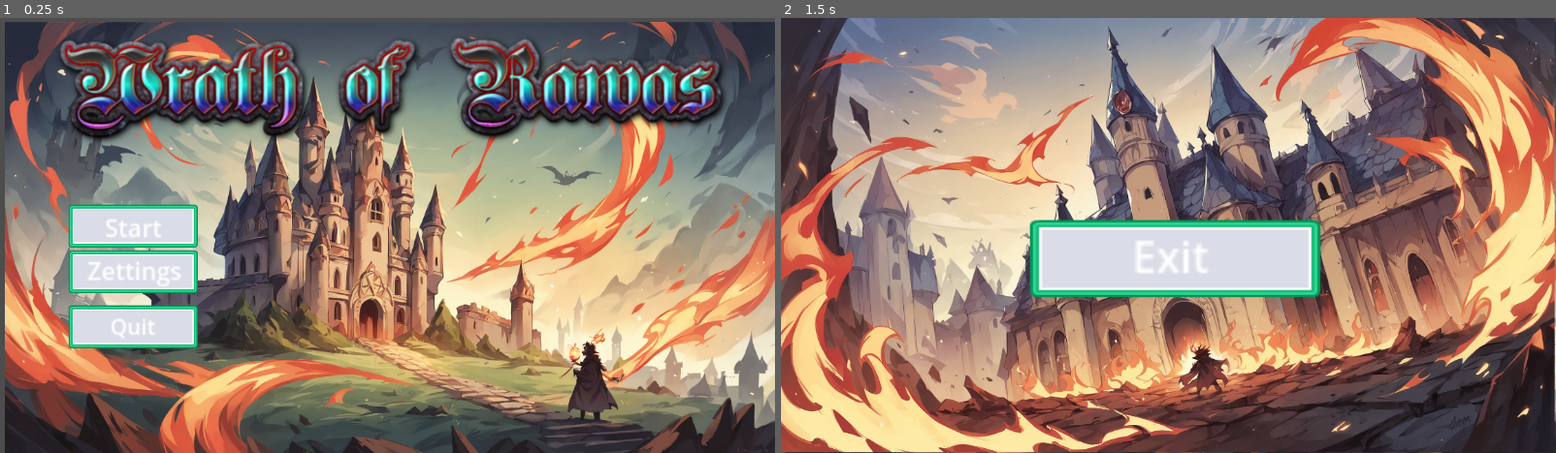
Above: before the commit, frames 1-2 (left to right).
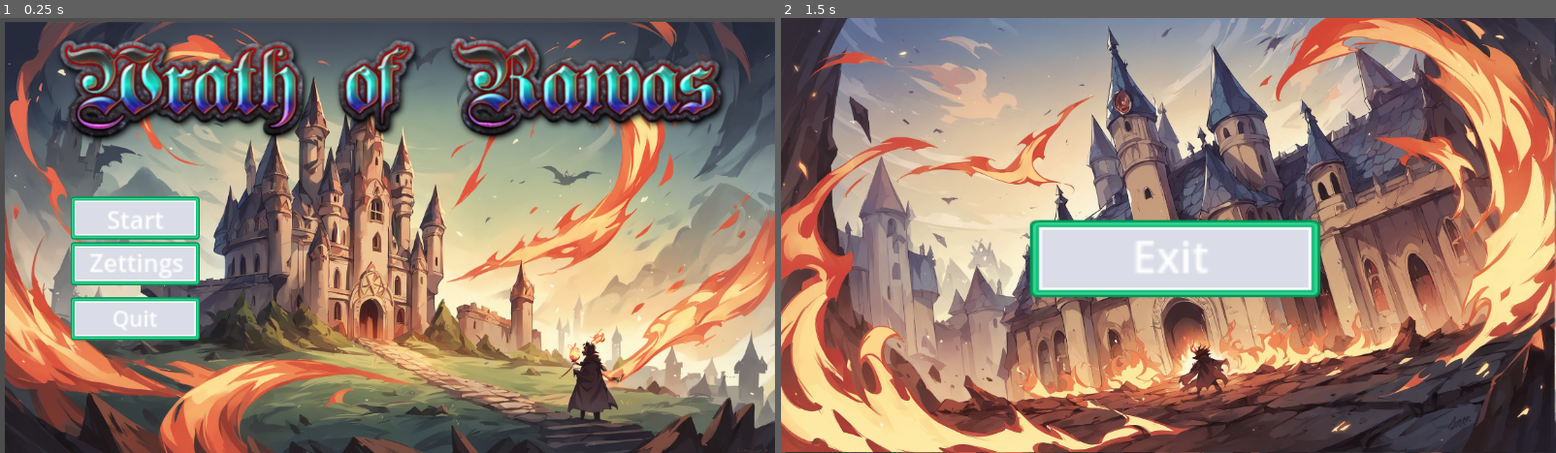
Above: after the commit, the same moments.

Repository: KenvaidGT/Wrath-of-Rawas
Game: Godot game, scene res://Main_menu/UI Scenes/MainMenu Visual/MainScene.tscn
Same seed, same stepped clock (60 frames per second), same inputs: the game is played once before the commit and once after it. Before the commit the project starts from res://MainScene.tscn.
Inputs:
- Up to frame 1 (0.25 s): no input
- Up to frame 2 (1.5 s): click "Zettings" at 0.5 s; click "Start" at 1.25 s

The runs differ from the first frame. In frame 1, 3.5% of the frame differs, in the area x 8-26%, y 40-76%; in frame 2, nothing differs.

Commit message:
ExitScene and FolderSort

Diff:
--- a/MainScene.gd
+++ /dev/null
@@ -1,16 +0,0 @@
-extends Node
-
-@onready var start_button = $MainMenu/M/VB/Start
-@onready var quit_button = $MainMenu/M/VB/Quit
-
-func _ready():
-	start_button.pressed.connect(on_start_pressed)
-	quit_button.pressed.connect(on_quit_pressed)
-
-func on_start_pressed():
-	$MainMenu.queue_free()
-	var game_scene = load("res://Main_menu/level_select.tscn").instantiate()
-	add_child(game_scene)
-
-func on_quit_pressed():
-	get_tree().quit()
--- a/MainScene.tscn
+++ /dev/null
@@ -1,25 +0,0 @@
-[gd_scene load_steps=5 format=3 uid="uid://c4dbapi41gu7q"]
-
-[ext_resource type="Script" path="res://MainMenu.gd" id="1_rqmop"]
-[ext_resource type="Texture2D" uid="uid://dcbbswlqg06bs" path="res://menu_backgrounds/main_menu_background_Low_quality.png" id="2_ha65j"]
-[ext_resource type="Texture2D" uid="uid://cdevj1y2q06e3" path="res://text/Wrath-of-Rawas-7-16-2024.png" id="3_lcnxo"]
-[ext_resource type="PackedScene" uid="uid://ccxsh1eiwpykx" path="res://Main_menu/MainMenu.tscn" id="4_7h5c0"]
-
-[node name="MainScene" type="Node"]
-script = ExtResource("1_rqmop")
-
-[node name="MainMenuBackgroundLowQuality" type="Sprite2D" parent="."]
-position = Vector2(584, 329)
-scale = Vector2(0.571925, 0.560764)
-texture = ExtResource("2_ha65j")
-
-[node name="Wrath-of-rawas-7-16-2024" type="Sprite2D" parent="."]
-position = Vector2(582.499, 106.5)
-scale = Vector2(1.08106, 1.00385)
-texture = ExtResource("3_lcnxo")
-
-[node name="MainMenu" parent="." instance=ExtResource("4_7h5c0")]
-offset_left = -27.0
-offset_top = 61.0
-offset_right = -27.0
-offset_bottom = 61.0
--- /dev/null
+++ b/Main_menu/UI Code/ExitScene.gd
@@ -0,0 +1,9 @@
+extends Node
+
+@onready var exit_button = $exit
+
+func _ready():
+	exit_button.pressed.connect(on_exit_pressed)
+
+func on_exit_pressed():
+	get_tree().quit()
--- a/MainMenu.gd
+++ b/Main_menu/UI Code/MainMenu.gd
@@ -9,7 +9,8 @@
 
 func on_start_pressed():
 	$MainMenu.queue_free()
-	var game_scene = load("res://Main_menu/level_select.tscn").instantiate()
+	var game_scene = load("res://Main_menu/UI Scenes/LevelSelectScene.tscn").instantiate()
+
 	add_child(game_scene)
 
 func on_quit_pressed():
--- /dev/null
+++ b/Main_menu/UI Code/SettingsScene.gd
@@ -0,0 +1 @@
+extends Node2D
--- /dev/null
+++ b/Main_menu/UI Scenes/ExitScene.tscn
@@ -0,0 +1,31 @@
+[gd_scene load_steps=4 format=3 uid="uid://bk4qtjqn3toch"]
+
+[ext_resource type="Script" path="res://Main_menu/UI Code/ExitScene.gd" id="1_00lny"]
+[ext_resource type="Texture2D" uid="uid://3m81bu7kicbt" path="res://menu_backgrounds/lev sel.png" id="2_87vek"]
+[ext_resource type="Texture2D" uid="uid://d7abnivutmis" path="res://UI/Green/Default/button_rectangle_border.png" id="3_yv0y5"]
+
+[node name="ExitScene" type="Node2D"]
+script = ExtResource("1_00lny")
+
+[node name="LevSel" type="Sprite2D" parent="."]
+position = Vector2(573.5, 322)
+scale = Vector2(0.571925, 0.564236)
+texture = ExtResource("2_87vek")
+
+[node name="exit" type="TextureButton" parent="."]
+offset_left = 370.0
+offset_top = 301.0
+offset_right = 802.0
+offset_bottom = 416.0
+texture_normal = ExtResource("3_yv0y5")
+ignore_texture_size = true
+stretch_mode = 0
+
+[node name="Label" type="Label" parent="exit"]
+layout_mode = 1
+offset_left = 152.0
+offset_top = 7.0
+offset_right = 181.0
+offset_bottom = 30.0
+scale = Vector2(4, 4)
+text = "Exit"
--- a/Main_menu/level_select.tscn
+++ b/Main_menu/UI Scenes/LevelSelectScene.tscn
@@ -1,23 +1,23 @@
 [gd_scene load_steps=4 format=3 uid="uid://bwqddhjpdmu0h"]
 
-[ext_resource type="Script" path="res://Main_menu/level_select.gd" id="1_dnghw"]
-[ext_resource type="Texture2D" uid="uid://3m81bu7kicbt" path="res://menu_backgrounds/lev sel.png" id="1_v1au3"]
-[ext_resource type="Texture2D" uid="uid://d7abnivutmis" path="res://UI/Green/Default/button_rectangle_border.png" id="3_hfma8"]
+[ext_resource type="Script" path="res://Main_menu/UI Code/LevelSelectCode.gd" id="1_wl4mk"]
+[ext_resource type="Texture2D" uid="uid://3m81bu7kicbt" path="res://menu_backgrounds/lev sel.png" id="2_2h6gj"]
+[ext_resource type="Texture2D" uid="uid://d7abnivutmis" path="res://UI/Green/Default/button_rectangle_border.png" id="3_edw66"]
 
-[node name="Level_select" type="Node2D"]
-script = ExtResource("1_dnghw")
+[node name="LevelSelectScene" type="Node2D"]
+script = ExtResource("1_wl4mk")
 
 [node name="LevSel" type="Sprite2D" parent="."]
 position = Vector2(573.5, 322)
 scale = Vector2(0.571925, 0.564236)
-texture = ExtResource("1_v1au3")
+texture = ExtResource("2_2h6gj")
 
 [node name="TextureButton" type="TextureButton" parent="."]
 offset_left = 370.0
 offset_top = 301.0
 offset_right = 802.0
 offset_bottom = 416.0
-texture_normal = ExtResource("3_hfma8")
+texture_normal = ExtResource("3_edw66")
 ignore_texture_size = true
 stretch_mode = 0
 
--- /dev/null
+++ b/Main_menu/UI Scenes/MainMenu Visual/MainScene.tscn
@@ -0,0 +1,25 @@
+[gd_scene load_steps=5 format=3 uid="uid://bghnx2kb0yqij"]
+
+[ext_resource type="Script" path="res://Main_menu/UI Code/MainMenu.gd" id="1_35muo"]
+[ext_resource type="Texture2D" uid="uid://dcbbswlqg06bs" path="res://menu_backgrounds/main_menu_background_Low_quality.png" id="2_lb78q"]
+[ext_resource type="Texture2D" uid="uid://cdevj1y2q06e3" path="res://text/Wrath-of-Rawas-7-16-2024.png" id="3_ci02c"]
+[ext_resource type="PackedScene" uid="uid://ccxsh1eiwpykx" path="res://Main_menu/UI Scenes/MainMenu Visual/MainMenuVisual.tscn" id="4_rm48s"]
+
+[node name="MainScene" type="Node"]
+script = ExtResource("1_35muo")
+
+[node name="MainMenuBackgroundLowQuality" type="Sprite2D" parent="."]
+position = Vector2(584, 329)
+scale = Vector2(0.571925, 0.560764)
+texture = ExtResource("2_lb78q")
+
+[node name="Wrath-of-rawas-7-16-2024" type="Sprite2D" parent="."]
+position = Vector2(582.499, 106.5)
+scale = Vector2(1.08106, 1.00385)
+texture = ExtResource("3_ci02c")
+
+[node name="MainMenu" parent="." instance=ExtResource("4_rm48s")]
+offset_left = -24.0
+offset_top = 37.0
+offset_right = -27.0
+offset_bottom = 61.0
--- /dev/null
+++ b/Main_menu/UI Scenes/SettingsScene.tscn
@@ -0,0 +1,6 @@
+[gd_scene load_steps=2 format=3 uid="uid://edb3gchimcpq"]
+
+[ext_resource type="Script" path="res://Main_menu/UI Code/SettingsScene.gd" id="1_nhtkc"]
+
+[node name="SettingsScene" type="Node2D"]
+script = ExtResource("1_nhtkc")
--- a/main_menu.tscn
+++ /dev/null
@@ -1,110 +0,0 @@
-[gd_scene load_steps=3 format=3 uid="uid://c64axpwntgqka"]
-
-[ext_resource type="Texture2D" uid="uid://d7abnivutmis" path="res://UI/Green/Default/button_rectangle_border.png" id="1_03nbs"]
-[ext_resource type="Texture2D" uid="uid://dtin73ufiedy5" path="res://UI/Green/Default/button_rectangle_depth_border.png" id="2_d7i8e"]
-
-[node name="MainMenu" type="Control"]
-layout_mode = 3
-anchors_preset = 15
-anchor_right = 1.0
-anchor_bottom = 1.0
-grow_horizontal = 2
-grow_vertical = 2
-
-[node name="T" type="TextureRect" parent="."]
-layout_mode = 1
-anchors_preset = 15
-anchor_right = 1.0
-anchor_bottom = 1.0
-grow_horizontal = 2
-grow_vertical = 2
-
-[node name="M" type="MarginContainer" parent="."]
-layout_mode = 1
-anchors_preset = 15
-anchor_right = 1.0
-anchor_bottom = 1.0
-offset_top = -1.0
-offset_bottom = 1.0
-grow_horizontal = 2
-grow_vertical = 2
-
-[node name="VB" type="VBoxContainer" parent="M"]
-custom_minimum_size = Vector2(450, 0)
-layout_mode = 2
-size_flags_horizontal = 0
-size_flags_vertical = 4
-
-[node name="Start" type="TextureButton" parent="M/VB"]
-layout_mode = 2
-size_flags_horizontal = 4
-size_flags_vertical = 4
-texture_normal = ExtResource("1_03nbs")
-texture_pressed = ExtResource("2_d7i8e")
-stretch_mode = 1
-
-[node name="Label" type="Label" parent="M/VB/Start"]
-layout_mode = 1
-anchors_preset = 8
-anchor_left = 0.5
-anchor_top = 0.5
-anchor_right = 0.5
-anchor_bottom = 0.5
-offset_left = -42.0
-offset_top = -24.0
-offset_right = -4.0
-offset_bottom = -1.0
-grow_horizontal = 2
-grow_vertical = 2
-rotation = 6.28319
-scale = Vector2(2.25, 2.25)
-text = "Start"
-
-[node name="Settings" type="TextureButton" parent="M/VB"]
-layout_mode = 2
-size_flags_horizontal = 4
-size_flags_vertical = 4
-texture_normal = ExtResource("1_03nbs")
-texture_pressed = ExtResource("2_d7i8e")
-stretch_mode = 1
-
-[node name="Label" type="Label" parent="M/VB/Settings"]
-layout_mode = 1
-anchors_preset = 8
-anchor_left = 0.5
-anchor_top = 0.5
-anchor_right = 0.5
-anchor_bottom = 0.5
-offset_left = -68.0
-offset_top = -28.0
-offset_right = -5.0
-offset_bottom = -5.0
-grow_horizontal = 2
-grow_vertical = 2
-rotation = 6.28319
-scale = Vector2(2.25, 2.25)
-text = "Zettings"
-
-[node name="Control" type="Control" parent="M/VB"]
-custom_minimum_size = Vector2(0, 10)
-layout_mode = 2
-
-[node name="Quit" type="TextureButton" parent="M/VB"]
-layout_mode = 2
-size_flags_horizontal = 4
-size_flags_vertical = 4
-texture_normal = ExtResource("1_03nbs")
-texture_pressed = ExtResource("2_d7i8e")
-
-[node name="Label" type="Label" parent="M/VB/Quit"]
-layout_mode = 1
-anchors_preset = 4
-anchor_top = 0.5
-anchor_bottom = 0.5
-offset_left = 62.0
-offset_top = -24.0
-offset_right = 96.0
-offset_bottom = -1.0
-grow_vertical = 2
-scale = Vector2(2, 2)
-text = "Quit"
--- a/node_2d.tscn
+++ /dev/null
@@ -1,29 +0,0 @@
-[gd_scene load_steps=3 format=3 uid="uid://bk4qtjqn3toch"]
-
-[ext_resource type="Texture2D" uid="uid://3m81bu7kicbt" path="res://menu_backgrounds/lev sel.png" id="1_accl0"]
-[ext_resource type="Texture2D" uid="uid://d7abnivutmis" path="res://UI/Green/Default/button_rectangle_border.png" id="2_vbto0"]
-
-[node name="Node2D" type="Node2D"]
-
-[node name="LevSel" type="Sprite2D" parent="."]
-position = Vector2(573.5, 322)
-scale = Vector2(0.571925, 0.564236)
-texture = ExtResource("1_accl0")
-
-[node name="TextureButton" type="TextureButton" parent="."]
-offset_left = 370.0
-offset_top = 301.0
-offset_right = 802.0
-offset_bottom = 416.0
-texture_normal = ExtResource("2_vbto0")
-ignore_texture_size = true
-stretch_mode = 0
-
-[node name="Label" type="Label" parent="TextureButton"]
-layout_mode = 1
-offset_left = 152.0
-offset_top = 7.0
-offset_right = 181.0
-offset_bottom = 30.0
-scale = Vector2(4, 4)
-text = "Exit"
--- a/project.godot
+++ b/project.godot
@@ -11,6 +11,6 @@
 [application]
 
 config/name="Wrath-of-rawas"
-run/main_scene="res://MainScene.tscn"
+run/main_scene="res://Main_menu/UI Scenes/MainMenu Visual/MainScene.tscn"
 config/features=PackedStringArray("4.2", "Forward Plus")
 config/icon="res://icon.svg"
Renamed: Main_menu/level_select.gd -> Main_menu/UI Code/LevelSelectCode.gd
Renamed: Main_menu/MainMenu.tscn -> Main_menu/UI Scenes/MainMenu Visual/MainMenuVisual.tscn
